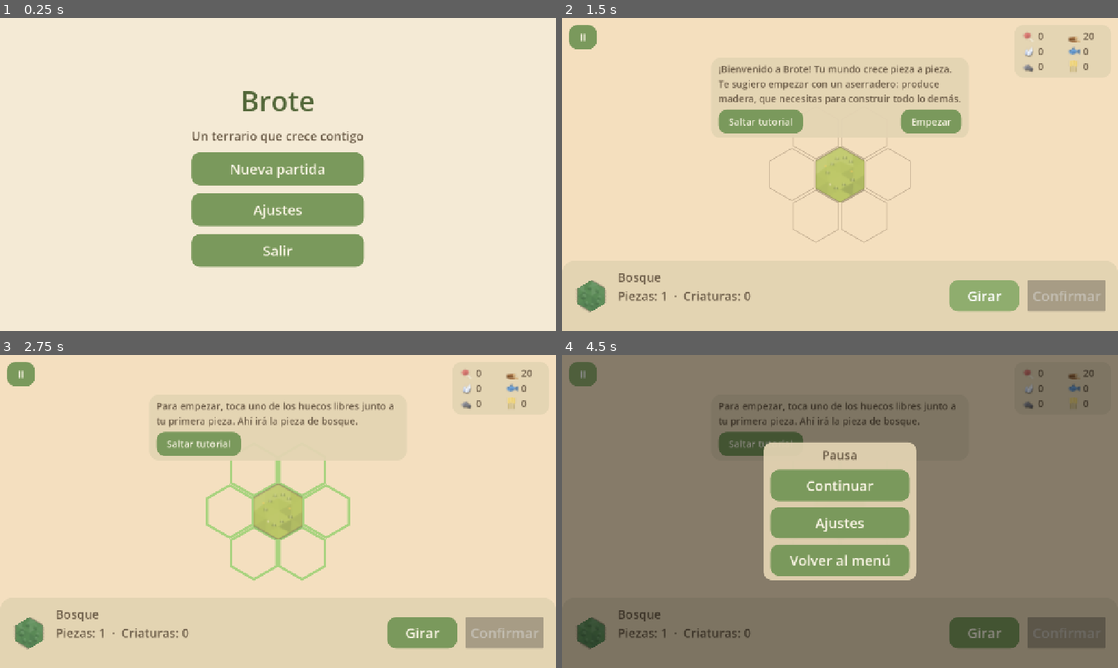
Above: before the commit, frames 1-4 (two rows, left to right).
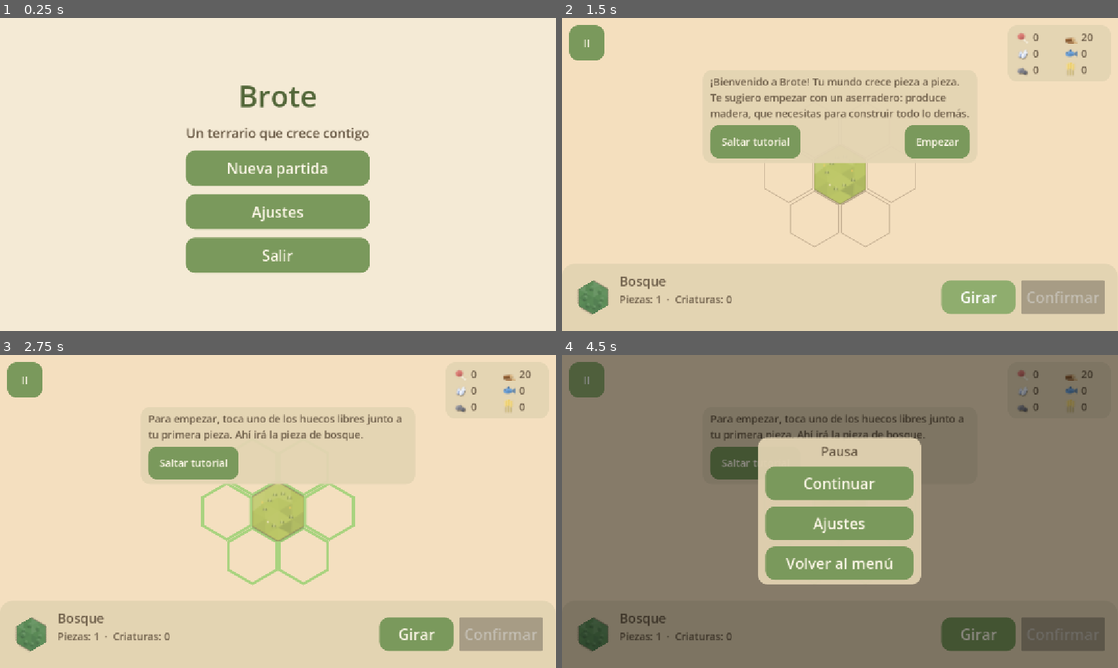
Above: after the commit, the same moments.

Repository: Rosnye/CozyG
Game: Godot game, scene res://scenes/menu.tscn
Same seed, same stepped clock (60 frames per second), same inputs: the game is played once before the commit and once after it.
Inputs:
- Up to frame 1 (0.25 s): no input
- Up to frame 2 (1.5 s): click "Nueva partida" at 0.5 s; click "Girar" at 1.25 s
- Up to frame 3 (2.75 s): click "Empezar" at 2 s
- Up to frame 4 (4.5 s): click "II" at 2.75 s; click "Continuar" at 3.5 s; click "II" at 4.25 s

The runs differ from the first frame. In frame 1, 4.6% of the frame differs, in the area x 33-67%, y 21-82%; in frame 2, 9.1%, in the area x 1-98%, y 2-95%; in frame 3, 7.8%; in frame 4, 8.6%.

Commit message:
Movil: interfaz escalada para el dedo, barra y paneles adaptables, camara tactil con ancla
Co-Authored-By: Claude Sonnet 5.5 <noreply@anthropic.com>

Diff:
--- a/scenes/ajustes.tscn
+++ b/scenes/ajustes.tscn
@@ -22,7 +22,7 @@
 
 [node name="Musica" type="HSlider" parent="Caja"]
 unique_name_in_owner = true
-custom_minimum_size = Vector2(360, 36)
+custom_minimum_size = Vector2(360, 56)
 layout_mode = 2
 max_value = 1.0
 step = 0.05
@@ -35,7 +35,7 @@
 
 [node name="Efectos" type="HSlider" parent="Caja"]
 unique_name_in_owner = true
-custom_minimum_size = Vector2(360, 36)
+custom_minimum_size = Vector2(360, 56)
 layout_mode = 2
 max_value = 1.0
 step = 0.05
@@ -44,11 +44,13 @@
 [node name="Tutorial" type="CheckButton" parent="Caja"]
 unique_name_in_owner = true
 layout_mode = 2
+custom_minimum_size = Vector2(360, 72)
 theme_type_variation = &"BotonPequeno"
 text = "Mostrar el tutorial en partidas nuevas"
+autowrap_mode = 3
 
 [node name="Volver" type="Button" parent="Caja"]
 unique_name_in_owner = true
-custom_minimum_size = Vector2(0, 64)
+custom_minimum_size = Vector2(0, 72)
 layout_mode = 2
 text = "Volver"
--- a/scenes/juego.tscn
+++ b/scenes/juego.tscn
@@ -21,6 +21,7 @@
 [ext_resource type="Script" path="res://scripts/panel_construccion.gd" id="19"]
 [ext_resource type="PackedScene" path="res://scenes/ajustes.tscn" id="20"]
 [ext_resource type="Script" path="res://scripts/panel_tutorial.gd" id="21"]
+[ext_resource type="Script" path="res://scripts/barra_inferior.gd" id="22"]
 
 [sub_resource type="Gradient" id="gradiente_punto"]
 colors = PackedColorArray(1, 1, 1, 1, 1, 1, 1, 0)
@@ -150,19 +151,21 @@
 layer = 2
 
 [node name="Aviso" type="Label" parent="Interfaz"]
-anchors_preset = 10
-anchor_right = 1.0
-offset_top = 28.0
+anchor_right = 1.0
+offset_left = 104.0
+offset_top = 24.0
+offset_right = -200.0
 grow_horizontal = 2
 mouse_filter = 2
 horizontal_alignment = 1
+autowrap_mode = 3
 text = ""
 
 [node name="BotonPausa" type="Button" parent="Interfaz"]
 offset_left = 16.0
 offset_top = 16.0
-offset_right = 80.0
-offset_bottom = 72.0
+offset_right = 92.0
+offset_bottom = 92.0
 theme_type_variation = &"BotonPequeno"
 text = "II"
 
@@ -182,38 +185,47 @@
 anchors_preset = 5
 anchor_left = 0.5
 anchor_right = 0.5
-offset_top = 92.0
-offset_bottom = 92.0
+offset_top = 112.0
+offset_bottom = 112.0
 grow_horizontal = 2
 theme_type_variation = &"PanelFlotante"
 script = ExtResource("21")
 
-[node name="PanelConstruccion" type="PanelContainer" parent="Interfaz"]
-anchors_preset = 2
+[node name="Pie" type="VBoxContainer" parent="Interfaz"]
+anchors_preset = 12
 anchor_top = 1.0
-anchor_bottom = 1.0
-offset_left = 16.0
-offset_top = -240.0
-offset_right = 16.0
-offset_bottom = -176.0
+anchor_right = 1.0
+anchor_bottom = 1.0
+grow_horizontal = 2
 grow_vertical = 0
+mouse_filter = 2
+theme_override_constants/separation = 10
+
+[node name="Margen" type="MarginContainer" parent="Interfaz/Pie"]
+layout_mode = 2
+mouse_filter = 2
+theme_override_constants/margin_left = 16
+
+[node name="PanelConstruccion" type="PanelContainer" parent="Interfaz/Pie/Margen"]
+layout_mode = 2
+size_flags_horizontal = 0
 theme_type_variation = &"PanelFlotante"
 script = ExtResource("19")
 
-[node name="Barra" type="PanelContainer" parent="Interfaz"]
-anchors_preset = 12
-anchor_top = 1.0
-anchor_right = 1.0
-anchor_bottom = 1.0
-offset_top = -120.0
-grow_horizontal = 2
-grow_vertical = 0
-
-[node name="Fila" type="HBoxContainer" parent="Interfaz/Barra"]
-layout_mode = 2
-theme_override_constants/separation = 20
-
-[node name="Muestra" type="Control" parent="Interfaz/Barra/Fila"]
+[node name="Barra" type="PanelContainer" parent="Interfaz/Pie"]
+layout_mode = 2
+
+[node name="Fila" type="BoxContainer" parent="Interfaz/Pie/Barra"]
+layout_mode = 2
+theme_override_constants/separation = 16
+script = ExtResource("22")
+
+[node name="Datos" type="HBoxContainer" parent="Interfaz/Pie/Barra/Fila"]
+layout_mode = 2
+size_flags_horizontal = 3
+theme_override_constants/separation = 16
+
+[node name="Muestra" type="Control" parent="Interfaz/Pie/Barra/Fila/Datos"]
 unique_name_in_owner = true
 texture_filter = 4
 custom_minimum_size = Vector2(80, 80)
@@ -221,40 +233,51 @@
 size_flags_vertical = 4
 script = ExtResource("4")
 
-[node name="Info" type="VBoxContainer" parent="Interfaz/Barra/Fila"]
-layout_mode = 2
+[node name="Info" type="VBoxContainer" parent="Interfaz/Pie/Barra/Fila/Datos"]
+layout_mode = 2
+size_flags_horizontal = 3
 size_flags_vertical = 4
 
-[node name="Nombre" type="Label" parent="Interfaz/Barra/Fila/Info"]
+[node name="Nombre" type="Label" parent="Interfaz/Pie/Barra/Fila/Datos/Info"]
 unique_name_in_owner = true
 layout_mode = 2
 text = "Pieza"
 
-[node name="Contador" type="Label" parent="Interfaz/Barra/Fila/Info"]
-unique_name_in_owner = true
-layout_mode = 2
+[node name="Contador" type="Label" parent="Interfaz/Pie/Barra/Fila/Datos/Info"]
+unique_name_in_owner = true
+layout_mode = 2
+theme_type_variation = &"EtiquetaPequena"
 text = "Piezas: 0"
-
-[node name="Encaje" type="Label" parent="Interfaz/Barra/Fila/Info"]
-unique_name_in_owner = true
-custom_minimum_size = Vector2(340, 0)
-layout_mode = 2
-
-[node name="Espacio" type="Control" parent="Interfaz/Barra/Fila"]
-layout_mode = 2
-size_flags_horizontal = 3
-
-[node name="Girar" type="Button" parent="Interfaz/Barra/Fila"]
+autowrap_mode = 3
+
+[node name="Encaje" type="Label" parent="Interfaz/Pie/Barra/Fila/Datos/Info"]
+unique_name_in_owner = true
+layout_mode = 2
+theme_type_variation = &"EtiquetaPequena"
+autowrap_mode = 3
+
+[node name="Espacio" type="Control" parent="Interfaz/Pie/Barra/Fila"]
+layout_mode = 2
+size_flags_horizontal = 3
+
+[node name="Botones" type="HBoxContainer" parent="Interfaz/Pie/Barra/Fila"]
+layout_mode = 2
+size_flags_horizontal = 8
+theme_override_constants/separation = 12
+
+[node name="Girar" type="Button" parent="Interfaz/Pie/Barra/Fila/Botones"]
 unique_name_in_owner = true
 custom_minimum_size = Vector2(160, 72)
 layout_mode = 2
+size_flags_horizontal = 3
 size_flags_vertical = 4
 text = "Girar"
 
-[node name="Confirmar" type="Button" parent="Interfaz/Barra/Fila"]
+[node name="Confirmar" type="Button" parent="Interfaz/Pie/Barra/Fila/Botones"]
 unique_name_in_owner = true
 custom_minimum_size = Vector2(180, 72)
 layout_mode = 2
+size_flags_horizontal = 3
 size_flags_vertical = 4
 text = "Confirmar"
 
--- /dev/null
+++ b/scripts/barra_inferior.gd
@@ -0,0 +1,23 @@
+class_name BarraInferior
+extends BoxContainer
+## Barra de la pieza actual. En pantallas estrechas (móvil en vertical) apila los datos
+## encima de los botones; en las anchas los pone en una sola fila.
+
+## Ancho (en unidades del juego) por debajo del cual se apila.
+@export var ancho_para_apilar: float = 760.0
+
+
+func _ready() -> void:
+	get_tree().root.size_changed.connect(_adaptar)
+	_adaptar()
+
+
+func _adaptar() -> void:
+	var estrecha: bool = get_viewport_rect().size.x < ancho_para_apilar
+	vertical = estrecha
+	var espacio := get_node_or_null("Espacio") as Control
+	if espacio != null:
+		espacio.visible = not estrecha
+	var botones := get_node_or_null("Botones") as Control
+	if botones != null:
+		botones.size_flags_horizontal = Control.SIZE_FILL if estrecha else Control.SIZE_SHRINK_END
--- a/scripts/camara_control.gd
+++ b/scripts/camara_control.gd
@@ -2,6 +2,10 @@
 extends Camera2D
 ## Cámara con arrastre y zoom, igual con mouse (toque emulado) y con dedos.
 ## Un toque corto sin moverse se avisa con la señal `toque`.
+##
+## El movimiento usa un ancla: al empezar un gesto se recuerda qué punto del mundo hay bajo
+## los dedos, y en cada evento se coloca la cámara para que ese punto siga bajo ellos. Así no
+## se acumulan errores aunque se pierdan o repitan eventos táctiles.
 
 signal toque(posicion_pantalla: Vector2, posicion_mundo: Vector2)
 
@@ -11,11 +15,15 @@
 @export var paso_rueda: float = 1.1
 ## Píxeles de movimiento a partir de los cuales un toque deja de ser un "toque".
 @export var umbral_toque: float = 12.0
+## Distancia mínima entre dos dedos para usarla como base del zoom (evita saltos).
+@export var distancia_minima: float = 24.0
 
 var _dedos: Dictionary = {}  # índice de dedo -> posición en pantalla
 var _movimiento: float = 0.0
 var _hubo_multitoque: bool = false
-var _distancia_previa: float = 0.0
+var _ancla: Vector2 = Vector2.ZERO  # punto del mundo que debe seguir bajo los dedos
+var _zoom_inicial: float = 1.0
+var _distancia_inicial: float = 0.0
 
 
 func _unhandled_input(evento: InputEvent) -> void:
@@ -30,20 +38,26 @@
 			_zoom_en(evento.position, 1.0 / paso_rueda)
 
 
+func _notification(motivo: int) -> void:
+	# Si se pierde el foco a mitad de un gesto no llegará el "soltar": se olvidan los dedos.
+	if motivo == NOTIFICATION_APPLICATION_FOCUS_OUT or motivo == NOTIFICATION_WM_WINDOW_FOCUS_OUT:
+		_dedos.clear()
+
+
 func _al_tocar_pantalla(evento: InputEventScreenTouch) -> void:
 	if evento.pressed:
 		if _dedos.is_empty():
 			_movimiento = 0.0
 			_hubo_multitoque = false
 		_dedos[evento.index] = evento.position
-		if _dedos.size() == 2:
+		if _dedos.size() >= 2:
 			_hubo_multitoque = true
-			_distancia_previa = _distancia_entre_dedos()
 	else:
 		var era_un_solo_dedo: bool = _dedos.size() == 1 and _dedos.has(evento.index)
 		_dedos.erase(evento.index)
-		if era_un_solo_dedo and not _hubo_multitoque and _movimiento < umbral_toque:
+		if era_un_solo_dedo and not _hubo_multitoque and not evento.canceled and _movimiento < umbral_toque:
 			toque.emit(evento.position, _a_mundo(evento.position))
+	_reanclar()
 
 
 func _al_arrastrar(evento: InputEventScreenDrag) -> void:
@@ -52,21 +66,34 @@
 	_dedos[evento.index] = evento.position
 	if _dedos.size() == 1:
 		_movimiento += evento.relative.length()
-		position -= evento.relative / zoom.x
-	elif _dedos.size() == 2:
-		var distancia: float = _distancia_entre_dedos()
-		if _distancia_previa > 0.0 and distancia > 0.0:
-			var centro: Vector2 = (_dedos.values()[0] + _dedos.values()[1]) / 2.0
-			_zoom_en(centro, distancia / _distancia_previa)
-		_distancia_previa = distancia
+		_seguir(evento.position)
+	elif _dedos.size() == 2 and _distancia_inicial >= distancia_minima:
+		var posiciones: Array = _dedos.values()
+		var distancia: float = (posiciones[0] as Vector2).distance_to(posiciones[1])
+		var nuevo: float = clampf(_zoom_inicial * distancia / _distancia_inicial, zoom_min, zoom_max)
+		zoom = Vector2(nuevo, nuevo)
+		_seguir(((posiciones[0] as Vector2) + (posiciones[1] as Vector2)) / 2.0)
+	# Con tres o más dedos (p. ej. la palma apoyada) no se mueve nada.
 
 
-func _distancia_entre_dedos() -> float:
-	var posiciones: Array = _dedos.values()
-	return (posiciones[0] as Vector2).distance_to(posiciones[1])
+## Fija el ancla con los dedos que haya ahora; se llama al cambiar el número de dedos.
+func _reanclar() -> void:
+	if _dedos.size() == 1:
+		_ancla = _a_mundo(_dedos.values()[0])
+		_distancia_inicial = 0.0
+	elif _dedos.size() == 2:
+		var posiciones: Array = _dedos.values()
+		_ancla = _a_mundo(((posiciones[0] as Vector2) + (posiciones[1] as Vector2)) / 2.0)
+		_zoom_inicial = zoom.x
+		_distancia_inicial = (posiciones[0] as Vector2).distance_to(posiciones[1])
 
 
-## Zoom manteniendo fijo el punto de mundo que está bajo `posicion_pantalla`.
+## Coloca la cámara para que el ancla quede bajo `posicion_pantalla`.
+func _seguir(posicion_pantalla: Vector2) -> void:
+	position = _ancla - (posicion_pantalla - get_viewport_rect().size / 2.0) / zoom.x
+
+
+## Zoom (rueda del mouse) manteniendo fijo el punto de mundo bajo `posicion_pantalla`.
 func _zoom_en(posicion_pantalla: Vector2, factor: float) -> void:
 	var antes: Vector2 = _a_mundo(posicion_pantalla)
 	var nuevo: float = clampf(zoom.x * factor, zoom_min, zoom_max)
--- a/scripts/juego.gd
+++ b/scripts/juego.gd
@@ -52,11 +52,11 @@
 @onready var _atmosfera: Atmosfera = $Atmosfera
 @onready var _aviso: Label = $Interfaz/Aviso
 @onready var _hud_recursos: RecursosHud = $Interfaz/Recursos
-@onready var _panel: PanelConstruccion = $Interfaz/PanelConstruccion
+@onready var _panel: PanelConstruccion = $Interfaz/Pie/Margen/PanelConstruccion
 @onready var _panel_tutorial: PanelTutorial = $Interfaz/PanelTutorial
 @onready var _boton_pausa: Button = $Interfaz/BotonPausa
 @onready var _camara: CamaraControl = $Camara
-@onready var _barra: PanelContainer = $Interfaz/Barra
+@onready var _barra: PanelContainer = $Interfaz/Pie/Barra
 @onready var _muestra: PiezaPreview = %Muestra
 @onready var _nombre: Label = %Nombre
 @onready var _contador: Label = %Contador
@@ -71,6 +71,7 @@
 
 
 func _ready() -> void:
+	Pantalla.vigilar(get_window())
 	Preferencias.iniciar()
 	_sonido_encaje.bus = Preferencias.BUS_EFECTOS
 	_sonido_colocar.bus = Preferencias.BUS_EFECTOS
--- a/scripts/menu.gd
+++ b/scripts/menu.gd
@@ -12,6 +12,7 @@
 
 
 func _ready() -> void:
+	Pantalla.vigilar(get_window())
 	Preferencias.iniciar()
 	_continuar.visible = FileAccess.file_exists(RUTA_GUARDADO)
 	# En el navegador no hay nada que cerrar.
--- a/scripts/panel_construccion.gd
+++ b/scripts/panel_construccion.gd
@@ -30,11 +30,13 @@
 	_quitar = Button.new()
 	_quitar.theme_type_variation = &"BotonPequeno"
 	_quitar.text = "Quitar (devuelve la mitad)"
+	_quitar.custom_minimum_size = Vector2(0, 72)
 	_quitar.pressed.connect(func() -> void: quitar_pedido.emit())
 	caja.add_child(_quitar)
 	var cerrar := Button.new()
 	cerrar.theme_type_variation = &"BotonPequeno"
 	cerrar.text = "Cerrar"
+	cerrar.custom_minimum_size = Vector2(0, 72)
 	cerrar.pressed.connect(func() -> void: cerrado.emit())
 	caja.add_child(cerrar)
 	visible = false
@@ -62,16 +64,29 @@
 	else:
 		_titulo.text = "%s: %s%s" % [pieza.nombre, _describir_bordes(pieza), bonus]
 		_rejilla.visible = true
+		_rejilla.columns = _columnas()
 		_quitar.visible = false
 		for construccion in catalogo:
 			var boton := Button.new()
 			boton.theme_type_variation = &"BotonPequeno"
 			boton.text = _texto_boton(construccion, pieza)
+			boton.custom_minimum_size = Vector2(0, 72)
 			boton.pressed.connect(func() -> void: construir_pedido.emit(construccion))
 			_rejilla.add_child(boton)
 			_botones.append({"boton": boton, "construccion": construccion})
 	visible = true
 	refrescar(economia, tablero)
+
+
+## Una columna en pantallas estrechas (móvil en vertical), tres en las anchas y bajitas
+## (móvil en horizontal, para no tapar el mapa) y dos en el resto.
+func _columnas() -> int:
+	var tamano: Vector2 = get_viewport_rect().size
+	if tamano.x < 760.0:
+		return 1
+	if tamano.y < 620.0:
+		return 3
+	return 2
 
 
 func ocultar() -> void:
--- a/scripts/panel_tutorial.gd
+++ b/scripts/panel_tutorial.gd
@@ -17,7 +17,6 @@
 	_texto = Label.new()
 	_texto.theme_type_variation = &"EtiquetaPequena"
 	_texto.autowrap_mode = TextServer.AUTOWRAP_WORD_SMART
-	_texto.custom_minimum_size = Vector2(560, 0)
 	caja.add_child(_texto)
 	var fila := HBoxContainer.new()
 	fila.add_theme_constant_override("separation", 12)
@@ -25,6 +24,7 @@
 	var saltar := Button.new()
 	saltar.theme_type_variation = &"BotonPequeno"
 	saltar.text = "Saltar tutorial"
+	saltar.custom_minimum_size = Vector2(0, 72)
 	saltar.pressed.connect(func() -> void: saltar_pedido.emit())
 	fila.add_child(saltar)
 	var espacio := Control.new()
@@ -32,9 +32,18 @@
 	fila.add_child(espacio)
 	_principal = Button.new()
 	_principal.theme_type_variation = &"BotonPequeno"
+	_principal.custom_minimum_size = Vector2(0, 72)
 	_principal.pressed.connect(func() -> void: siguiente_pedido.emit())
 	fila.add_child(_principal)
 	visible = false
+	get_tree().root.size_changed.connect(_ajustar_ancho)
+	_ajustar_ancho()
+
+
+## El texto ocupa hasta 560 unidades, o menos si la pantalla es estrecha (móvil en vertical).
+func _ajustar_ancho() -> void:
+	var disponible: float = get_viewport_rect().size.x - 64.0
+	_texto.custom_minimum_size = Vector2(clampf(disponible, 240.0, 560.0), 0)
 
 
 func mostrar(texto: String, con_boton: bool, texto_boton: String) -> void:
--- /dev/null
+++ b/scripts/pantalla.gd
@@ -0,0 +1,51 @@
+class_name Pantalla
+extends RefCounted
+## Escala de la interfaz según el dispositivo.
+## El juego se dibuja sobre una base de 1280×720; en un móvil esa base se encoge hasta
+## caber y los botones quedan diminutos. En pantallas táctiles pequeñas se amplía la
+## interfaz (`content_scale_factor`) para que sea cómoda con el dedo.
+
+## Igual que `window/size/viewport_*` en project.godot.
+const BASE: Vector2 = Vector2(1280.0, 720.0)
+## Unidades del juego por píxel CSS en un móvil: más alto = interfaz más pequeña.
+## Con 1,5, un botón de 72 unidades mide 48 px CSS (el mínimo recomendado para el dedo).
+const UNIDADES_POR_PIXEL_CSS: float = 1.5
+## Una ventana táctil con el lado corto menor que esto (en píxeles CSS) se trata como móvil.
+const LADO_CORTO_MOVIL: float = 700.0
+const FACTOR_MAXIMO: float = 4.0
+const _META: StringName = &"pantalla_vigilada"
+
+
+## Factor de escala del contenido para una ventana de `tamano_ventana` píxeles, con
+## `escala_pantalla` píxeles por píxel CSS. En escritorio (sin tacto) o con ventanas
+## grandes vale 1, es decir, no cambia nada.
+static func factor_para(tamano_ventana: Vector2, escala_pantalla: float, es_tactil: bool) -> float:
+	if not es_tactil or escala_pantalla <= 0.0:
+		return 1.0
+	var css: Vector2 = tamano_ventana / escala_pantalla
+	if minf(css.x, css.y) >= LADO_CORTO_MOVIL:
+		return 1.0
+	var escala_base: float = minf(tamano_ventana.x / BASE.x, tamano_ventana.y / BASE.y)
+	if escala_base <= 0.0:
+		return 1.0
+	# Con canvas_items + expand: escala final = factor × escala_base. Se busca que sea
+	# (píxeles por píxel CSS) / UNIDADES_POR_PIXEL_CSS.
+	var deseada: float = escala_pantalla / UNIDADES_POR_PIXEL_CSS
+	return clampf(deseada / escala_base, 1.0, FACTOR_MAXIMO)
+
+
+static func aplicar(ventana: Window) -> void:
+	var factor: float = factor_para(
+		Vector2(ventana.size), DisplayServer.screen_get_scale(), DisplayServer.is_touchscreen_available()
+	)
+	if not is_equal_approx(ventana.content_scale_factor, factor):
+		ventana.content_scale_factor = factor
+
+
+## Aplica la escala ahora y cada vez que cambie el tamaño de la ventana (p. ej. al girar el móvil).
+static func vigilar(ventana: Window) -> void:
+	aplicar(ventana)
+	if ventana.has_meta(_META):
+		return
+	ventana.set_meta(_META, true)
+	ventana.size_changed.connect(func() -> void: aplicar(ventana))
--- /dev/null
+++ b/tests/prueba_pantalla.gd
@@ -0,0 +1,58 @@
+extends "res://tests/prueba_base.gd"
+
+
+func _casi(a: float, b: float, margen: float = 0.01) -> bool:
+	return absf(a - b) <= margen
+
+
+func prueba_escritorio_no_cambia() -> void:
+	afirmar_igual(Pantalla.factor_para(Vector2(1280, 720), 1.0, false), 1.0, "sin tacto: 1")
+	afirmar_igual(Pantalla.factor_para(Vector2(1920, 1080), 1.0, false), 1.0, "ventana grande sin tacto: 1")
+	afirmar_igual(Pantalla.factor_para(Vector2(1280, 720), 1.25, false), 1.0, "con escala del sistema pero sin tacto: 1")
+
+
+func prueba_portatil_tactil_con_ventana_grande_no_cambia() -> void:
+	afirmar_igual(Pantalla.factor_para(Vector2(1920, 1080), 1.0, true), 1.0, "tacto pero ventana grande: 1")
+	afirmar_igual(Pantalla.factor_para(Vector2(1536, 2048), 2.0, true), 1.0, "tableta: 1")
+
+
+func prueba_movil_horizontal() -> void:
+	var tam := Vector2(2532, 1170)  # 844×390 px CSS a 3 px por px CSS
+	var factor: float = Pantalla.factor_para(tam, 3.0, true)
+	afirmar(factor > 1.0, "horizontal amplía la interfaz (factor %.2f)" % factor)
+	# La interfaz acaba midiendo UNIDADES_POR_PIXEL_CSS unidades por píxel CSS.
+	var escala_base: float = minf(tam.x / 1280.0, tam.y / 720.0)
+	var logico: Vector2 = tam / (factor * escala_base)
+	afirmar(_casi(logico.x, 844.0 * Pantalla.UNIDADES_POR_PIXEL_CSS, 1.0), "ancho lógico ≈ ancho CSS × constante (%.0f)" % logico.x)
+	afirmar(_casi(logico.y, 390.0 * Pantalla.UNIDADES_POR_PIXEL_CSS, 1.0), "alto lógico ≈ alto CSS × constante (%.0f)" % logico.y)
+
+
+func prueba_movil_vertical() -> void:
+	var tam := Vector2(1170, 2532)  # 390×844 px CSS
+	var factor: float = Pantalla.factor_para(tam, 3.0, true)
+	var horizontal: float = Pantalla.factor_para(Vector2(2532, 1170), 3.0, true)
+	afirmar(factor > horizontal, "vertical amplía más que horizontal (%.2f > %.2f)" % [factor, horizontal])
+	var escala_base: float = minf(tam.x / 1280.0, tam.y / 720.0)
+	var logico: Vector2 = tam / (factor * escala_base)
+	afirmar(_casi(logico.x, 390.0 * Pantalla.UNIDADES_POR_PIXEL_CSS, 1.0), "ancho lógico ≈ 390 × constante (%.0f)" % logico.x)
+
+
+func prueba_un_boton_mide_lo_mismo_en_cualquier_movil() -> void:
+	# Un botón de 72 unidades debe medir lo mismo en píxeles CSS en vertical y en horizontal.
+	var medidas: Array[float] = []
+	for caso in [[Vector2(2532, 1170), 3.0], [Vector2(1170, 2532), 3.0], [Vector2(750, 1334), 2.0], [Vector2(1334, 750), 2.0]]:
+		var tam: Vector2 = caso[0]
+		var dpr: float = caso[1]
+		var factor: float = Pantalla.factor_para(tam, dpr, true)
+		var escala: float = factor * minf(tam.x / 1280.0, tam.y / 720.0)
+		medidas.append(72.0 * escala / dpr)
+	for medida in medidas:
+		afirmar(_casi(medida, 72.0 / Pantalla.UNIDADES_POR_PIXEL_CSS, 0.5), "72 unidades ≈ 48 px CSS (%.1f)" % medida)
+		afirmar(medida >= 47.5, "un botón de 72 unidades mide al menos 48 px CSS (%.1f)" % medida)
+
+
+func prueba_entradas_raras() -> void:
+	afirmar_igual(Pantalla.factor_para(Vector2(1000, 500), 0.0, true), 1.0, "escala 0 no rompe")
+	afirmar_igual(Pantalla.factor_para(Vector2(0, 0), 2.0, true), 1.0, "ventana vacía no rompe")
+	var enorme: float = Pantalla.factor_para(Vector2(100, 60), 1.0, true)
+	afirmar(enorme <= Pantalla.FACTOR_MAXIMO, "el factor nunca pasa del máximo (%.2f)" % enorme)
Not shown, added: scripts/barra_inferior.gd.uid
Not shown, added: scripts/pantalla.gd.uid
Not shown, added: tests/prueba_pantalla.gd.uid
Not shown, changed: CLAUDE.md
Not shown, added: docs/probar-en-movil.md
